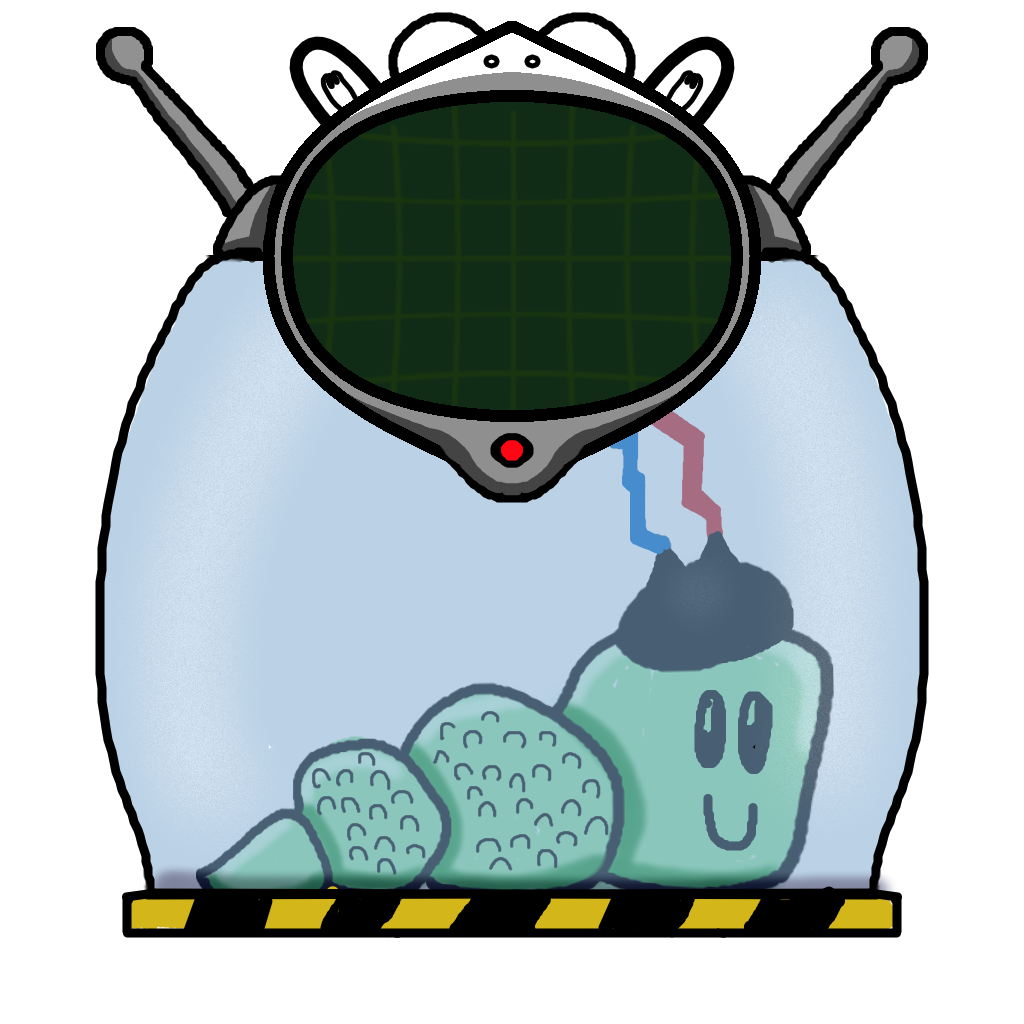
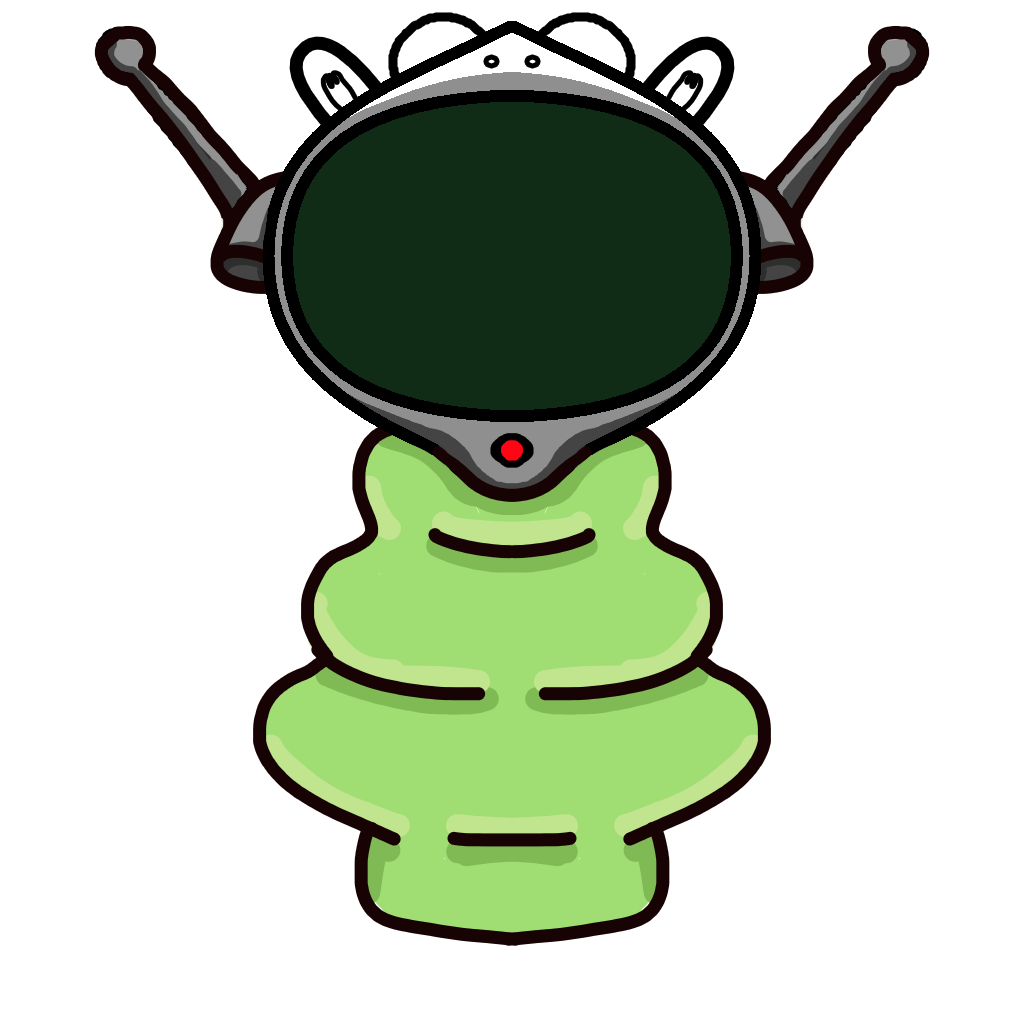
Comparing the layer stacks of the two (1024, 1024) images. Changes:
painted on "outline" over box(94, 25, 930, 946)
painted on "framzBG" over box(94, 25, 768, 768)
hid "BGPattern", painted on it over box(94, 25, 832, 896)
painted on "BG" over box(94, 25, 576, 512)
painted on "lampbg" over box(94, 25, 512, 128)
moved "Calque de dessin 3" above "Calque de dessin 4", painted on it over box(95, 192, 929, 946)
moved "Calque de dessin 4" above "Calque de dessin 5", painted on it over box(192, 384, 832, 946)
removed layer "Calque de dessin 5 Fusionnés" over box(192, 320, 896, 946)
renamed "glass" to "Calque de dessin 5", opacity 55% → 100%, moved it above "Calque de dessin 1 Fusionnés", painted on it over box(95, 64, 929, 946)
painted on "Calque de dessin 1 Fusionnés" over box(94, 25, 930, 946)
painted on "Calque de dessin 2" over box(94, 25, 930, 946)